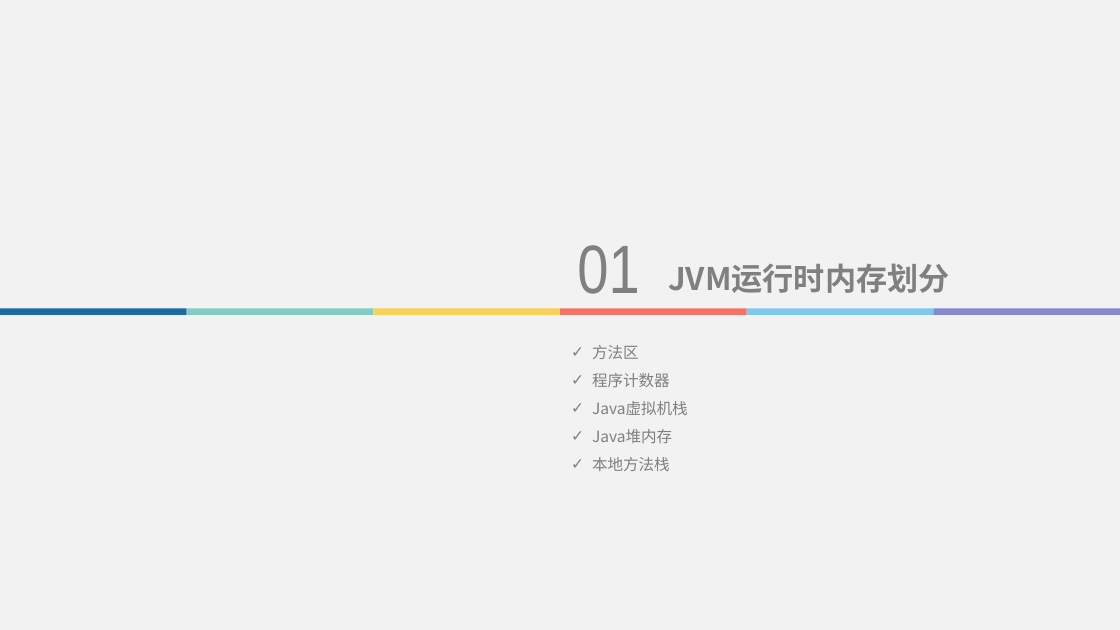
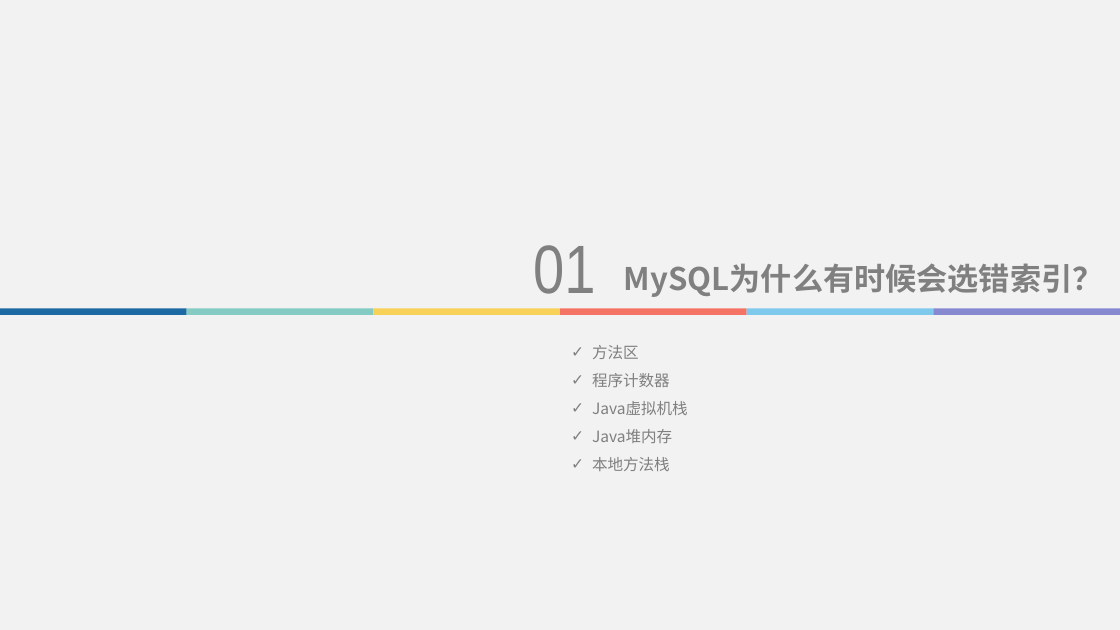
Before and after one commit to lvjiuluan/idea-projects, a slide deck: slide 3 of presentation/MySQL优化相关（持续积累...）/索引优化相关.pptx. Drawn at 1120x630 pixels with LibreOffice and Linux fonts; fonts in the diff are those of the drawing. Boxes give left, top, right and bottom in pixels: in the first picture for what was removed or moved away, otherwise in the second. Text is boxed around its words. In the diff, an @@ line names an element or a change of style, - is before the commit and + after.

```diff
--- a/presentation/MySQL优化相关（持续积累...）/索引优化相关.pptx
+++ b/presentation/MySQL优化相关（持续积累...）/索引优化相关.pptx
@@ text "01": place and size @@
-text "01" at (577,245,639,294)
+text "01" at (533,245,595,294)
@@ text at (624,263,1104,297): text changed @@
-JVM运行时内存划分
+MySQL为什么有时候会选错索引？
```
Also in this commit, not shown: 1 other slide changed, 1 slide added, 1 slide removed, 1 other file.
